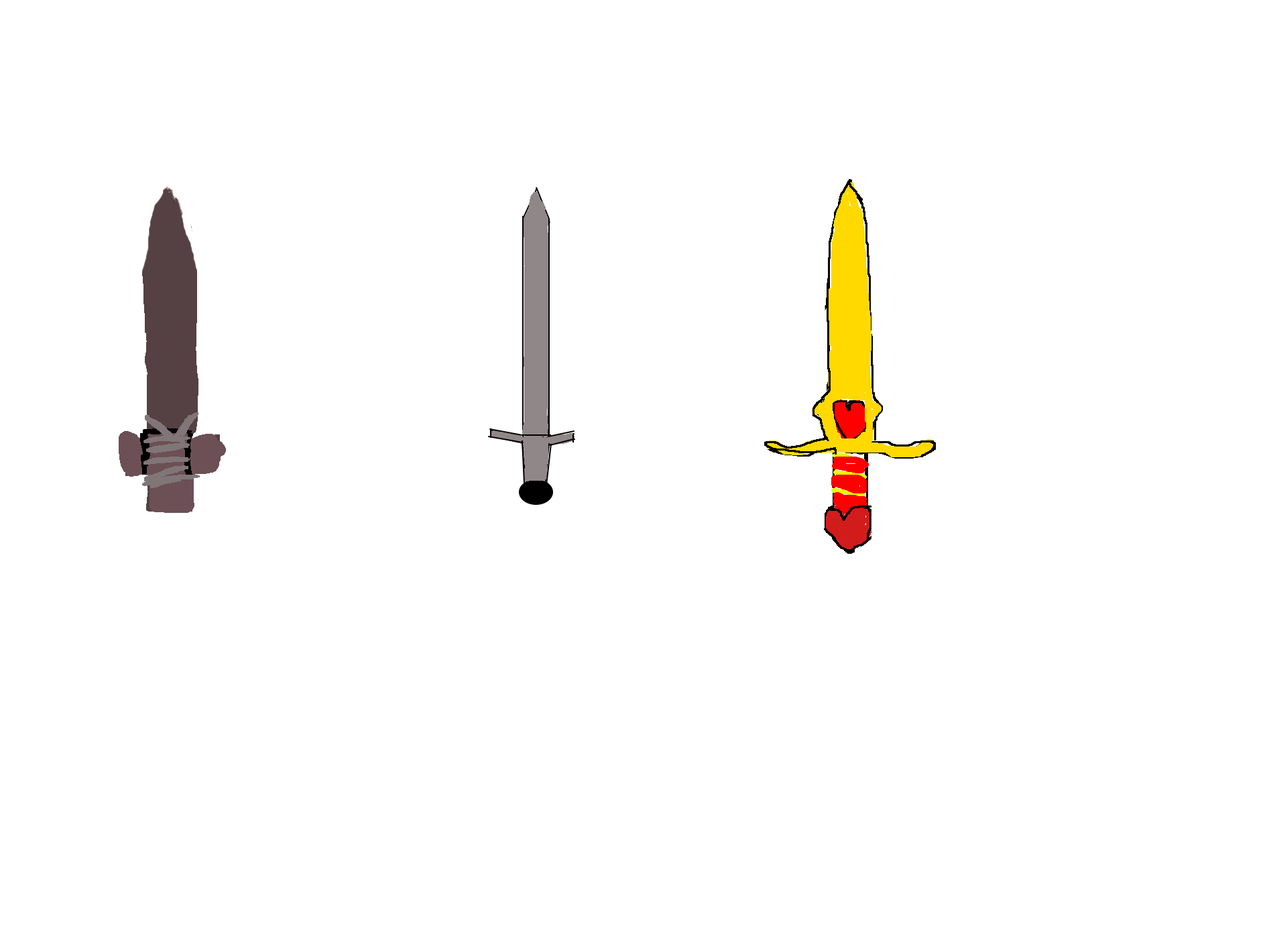
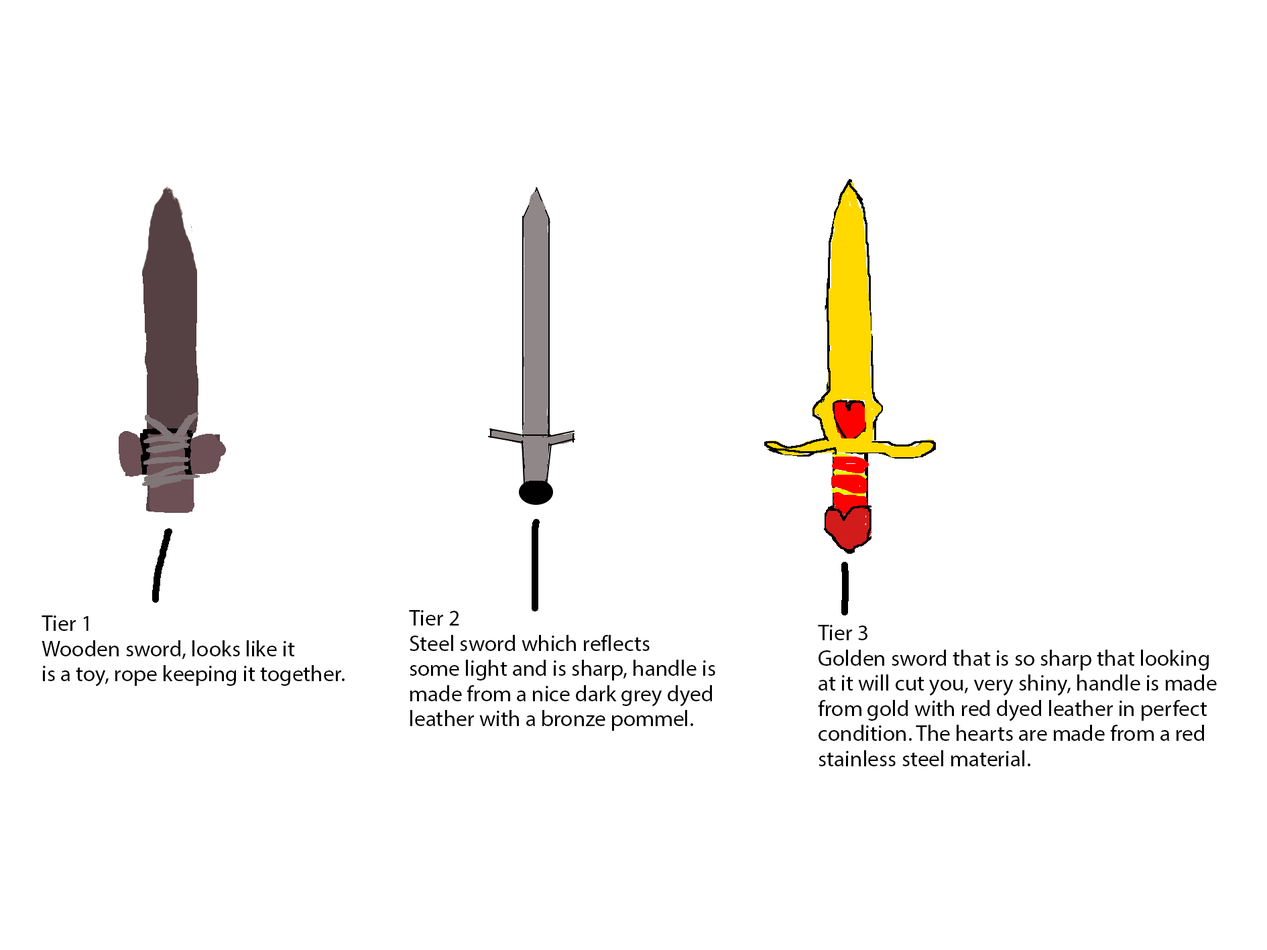
Layer changes from the first (1267, 950) image to the second:
added layer "Tier 3 Golden sword that is so sharp that looking at it will c" above "Tier 2 Steel sword which reflects some light and is sharp, han" over [817, 624, 1217, 767]
added layer "Tier 2 Steel sword which reflects some light and is sharp, han" above "Tier 1 Wooden sword, looks like it is a toy, rope keeping it t" over [408, 609, 716, 731]
added layer "Tier 1 Wooden sword, looks like it is a toy, rope keeping it t" above "Line 25" over [41, 615, 345, 687]
painted on "Line 25" over [152, 518, 849, 616]
